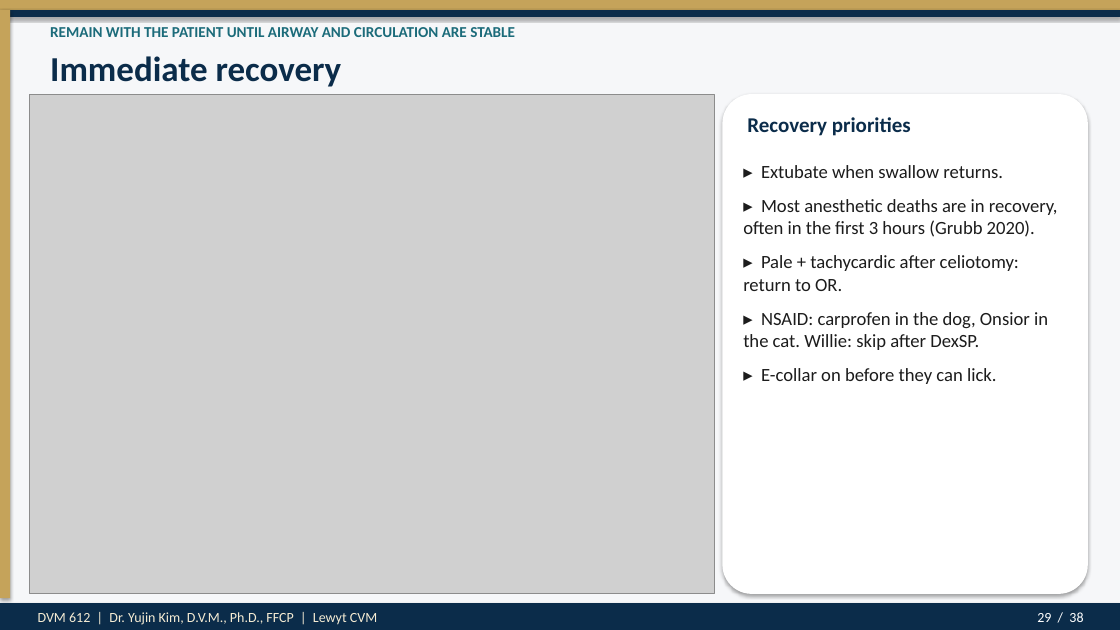
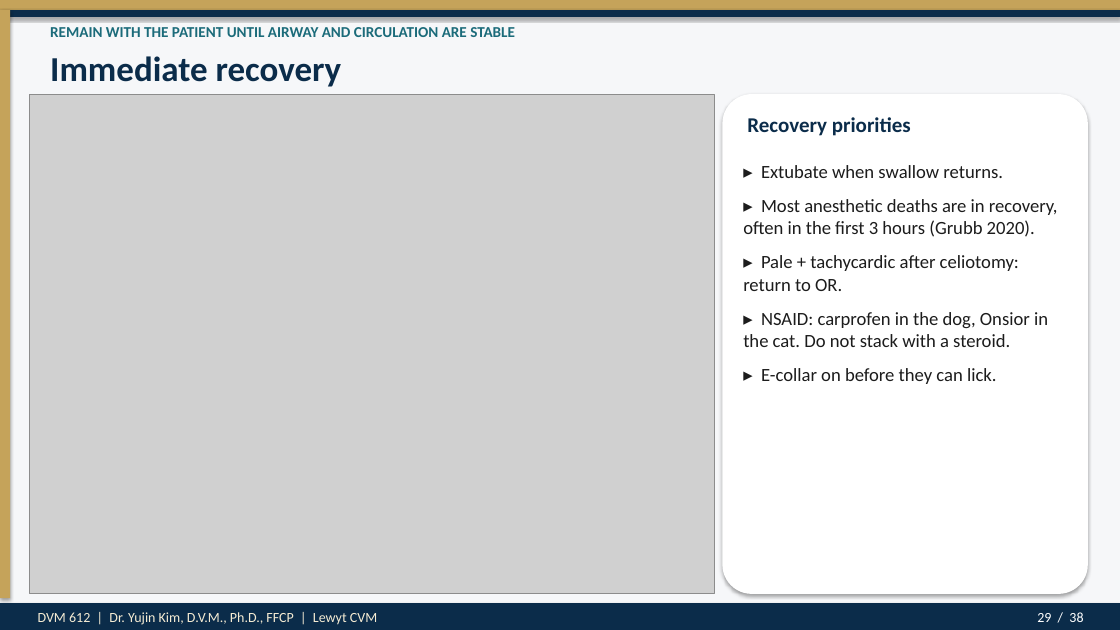
Before and after one commit to drkimvet/happycare, a slide deck: slide 29 of lectures/DVM-612_Week4_Preop_PatientPrep_Postop.pptx. Drawn at 1120x630 pixels with LibreOffice and Linux fonts; fonts in the diff are those of the drawing; grey boxes stand for pictures. Boxes give left, top, right and bottom in pixels: in the first picture for what was removed or moved away, otherwise in the second. Text is boxed around its words. In the diff, an @@ line names an element or a change of style, - is before the commit and + after.

```diff
--- a/lectures/DVM-612_Week4_Preop_PatientPrep_Postop.pptx
+++ b/lectures/DVM-612_Week4_Preop_PatientPrep_Postop.pptx
@@ text at [743,312,1048,347]: text changed @@
-▸ NSAID: carprofen in the dog, Onsior in the cat. Willie: skip after DexSP.
+▸ NSAID: carprofen in the dog, Onsior in the cat. Do not stack with a steroid.
```
Also in this commit, not shown: 1 other file.
